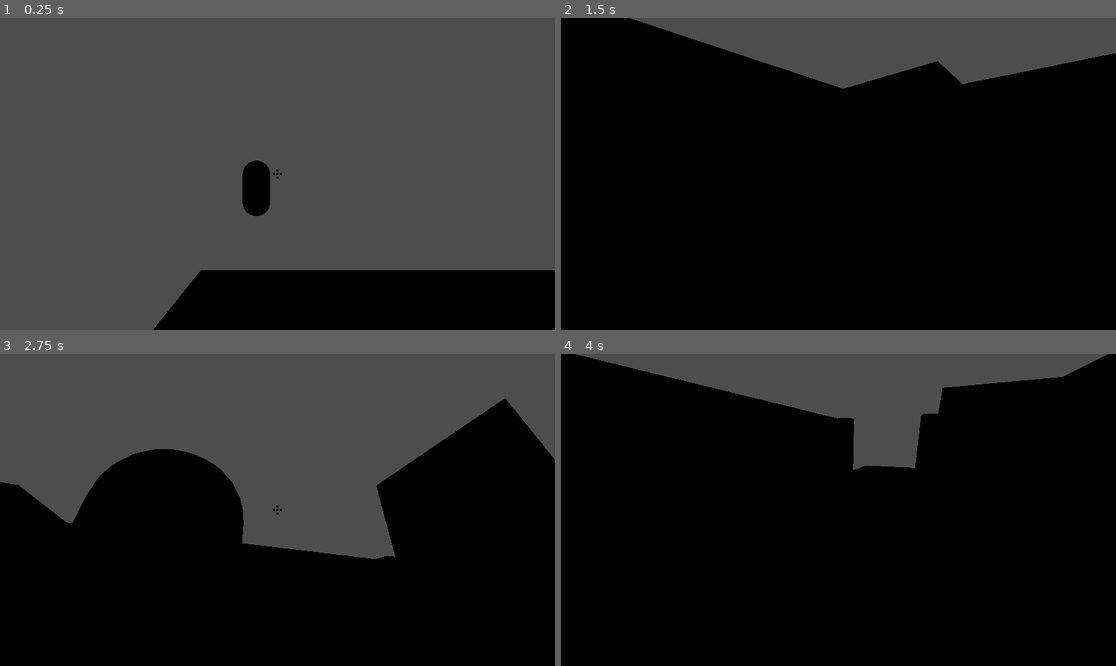
Above: before the commit, frames 1-4 (two rows, left to right).
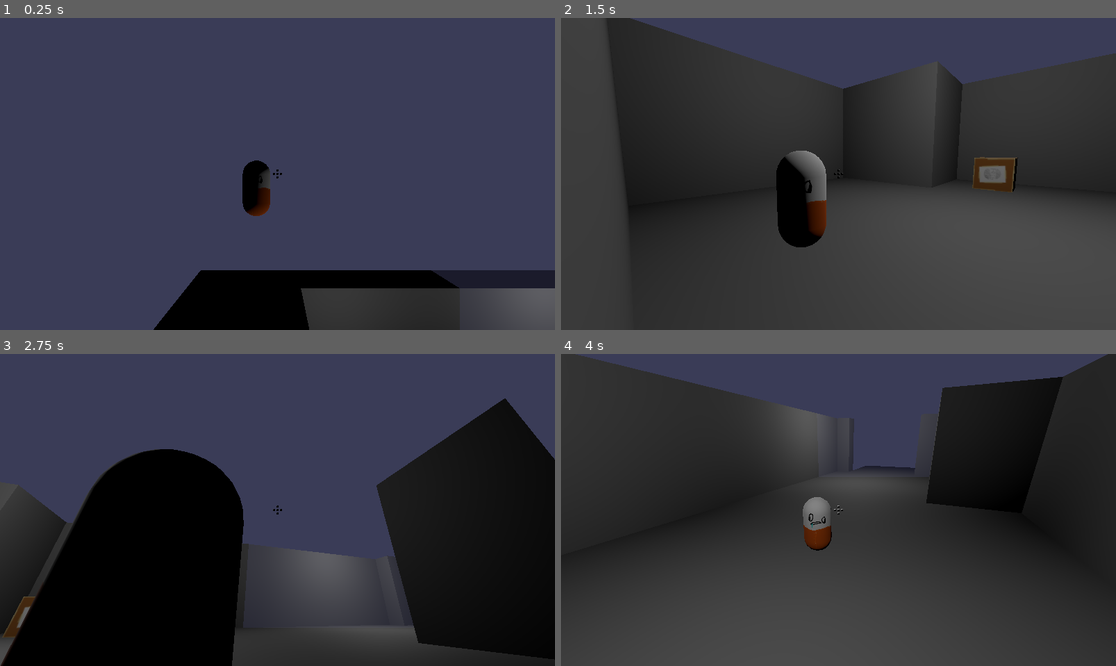
Above: after the commit, the same moments.

Repository: CE-Studio/JamSepticEye2025
Game: Godot game, scene res://scenes/levels/level_1.tscn
The game is run twice, just before and just after one commit, with the same random seed, the same clock (stepped at 60 frames per second) and the same inputs. The project has no main scene, so this scene is started directly.
Inputs (mouse positions are in pixels of both pictures, inside the frame that each line leads up to):
- Up to frame 1 (0.25 s): no input
- Up to frame 2 (1.5 s): tap Enter (ui_accept) at 0.5, 0.77 s; move the mouse to (960, 158) at 0.52 s; hold Right (ui_right) 0.53-1.28 s; hold E (interact) 0.53-1.28 s; move the mouse to (727, 189) at 1.27 s; hold Down (ui_down) from 1.28 s (still down); tap E (interact) at 1.35 s
- Up to frame 3 (2.75 s): tap Enter (ui_accept) at 1.52 s; move the mouse to (333, 441) at 2.02 s; release Down (ui_down) at 2.03 s; hold Right (ui_right) from 2.03 s (still down); hold E (interact) from 2.03 s (still down)
- Up to frame 4 (4 s): move the mouse to (810, 572) at 2.77 s; release Right (ui_right) at 2.78 s; release E (interact) at 2.78 s; hold Up (ui_up) 2.78-3.53 s; tap E (interact) at 2.85 s; tap Enter (ui_accept) at 3.02, 3.77 s; move the mouse to (1005, 556) at 3.52 s; hold Left (ui_left) from 3.53 s (still down); hold E (interact) from 3.53 s (still down)

The runs differ from the first frame. In frame 1, 7.5% of the frame differs, in the area x 44-100%, y 48-100%; in frame 2, 85%, in the area x 0-100%, y 0-100%; in frame 3, 18%; in frame 4, 79%.

Commit message:
Push box

Diff:
--- /dev/null
+++ b/parts/push_box.tscn
@@ -0,0 +1,16 @@
+[gd_scene load_steps=4 format=3 uid="uid://deb6pjoy65r7i"]
+
+[ext_resource type="ArrayMesh" uid="uid://kudf8v2tu7o5" path="res://models/box.obj" id="1_eovd7"]
+[ext_resource type="Material" uid="uid://c5761bbxd3dlj" path="res://textures/mat/PushBox.tres" id="2_v8e4a"]
+
+[sub_resource type="BoxShape3D" id="BoxShape3D_qy3qw"]
+
+[node name="PushBox" type="RigidBody3D"]
+
+[node name="MeshInstance3D" type="MeshInstance3D" parent="."]
+transform = Transform3D(2.75, 0, 0, 0, 2.75, 0, 0, 0, 2.75, 0, 0, 0)
+mesh = ExtResource("1_eovd7")
+surface_material_override/0 = ExtResource("2_v8e4a")
+
+[node name="CollisionShape3D" type="CollisionShape3D" parent="."]
+shape = SubResource("BoxShape3D_qy3qw")
--- a/scenes/levels/level_1.tscn
+++ b/scenes/levels/level_1.tscn
@@ -1,6 +1,12 @@
-[gd_scene load_steps=2 format=3 uid="uid://bsilcivtlmmcu"]
+[gd_scene load_steps=5 format=3 uid="uid://bsilcivtlmmcu"]
 
 [ext_resource type="PackedScene" uid="uid://bbv4l13q3bvuv" path="res://parts/player.tscn" id="1_ksju7"]
+[ext_resource type="PackedScene" uid="uid://pr1y0ym28d45" path="res://parts/pause.tscn" id="2_6iamk"]
+[ext_resource type="PackedScene" uid="uid://deb6pjoy65r7i" path="res://parts/push_box.tscn" id="3_nsrm0"]
+
+[sub_resource type="Environment" id="Environment_6iamk"]
+background_mode = 1
+background_color = Color(0.22873428, 0.23336053, 0.34147114, 1)
 
 [node name="Level1" type="Node3D"]
 
@@ -45,3 +51,19 @@
 
 [node name="player" parent="." instance=ExtResource("1_ksju7")]
 transform = Transform3D(1, 0, 0, 0, 1, 0, 0, 0, 1, -3.6772957, 10.000002, 0.2542715)
+
+[node name="Pause" parent="." instance=ExtResource("2_6iamk")]
+
+[node name="WorldEnvironment" type="WorldEnvironment" parent="."]
+environment = SubResource("Environment_6iamk")
+
+[node name="OmniLight3D" type="OmniLight3D" parent="WorldEnvironment"]
+transform = Transform3D(1, 0, 0, 0, 1, 0, 0, 0, 1, 0, 4, 0)
+omni_range = 10.0
+
+[node name="OmniLight3D2" type="OmniLight3D" parent="WorldEnvironment"]
+transform = Transform3D(1, 0, 0, 0, 1, 0, 0, 0, 1, 11, 4, -3)
+omni_range = 10.0
+
+[node name="PushBox" parent="." instance=ExtResource("3_nsrm0")]
+transform = Transform3D(1, 0, 0, 0, 1, 0, 0, 0, 1, -0.50015014, 0.504971, -4.334586)
--- /dev/null
+++ b/textures/mat/PushBox.tres
@@ -0,0 +1,6 @@
+[gd_resource type="StandardMaterial3D" load_steps=2 format=3 uid="uid://c5761bbxd3dlj"]
+
+[ext_resource type="Texture2D" uid="uid://ur2lfu55ebh1" path="res://textures/cardboardPhysicsObject.png" id="1_3dnld"]
+
+[resource]
+albedo_texture = ExtResource("1_3dnld")
